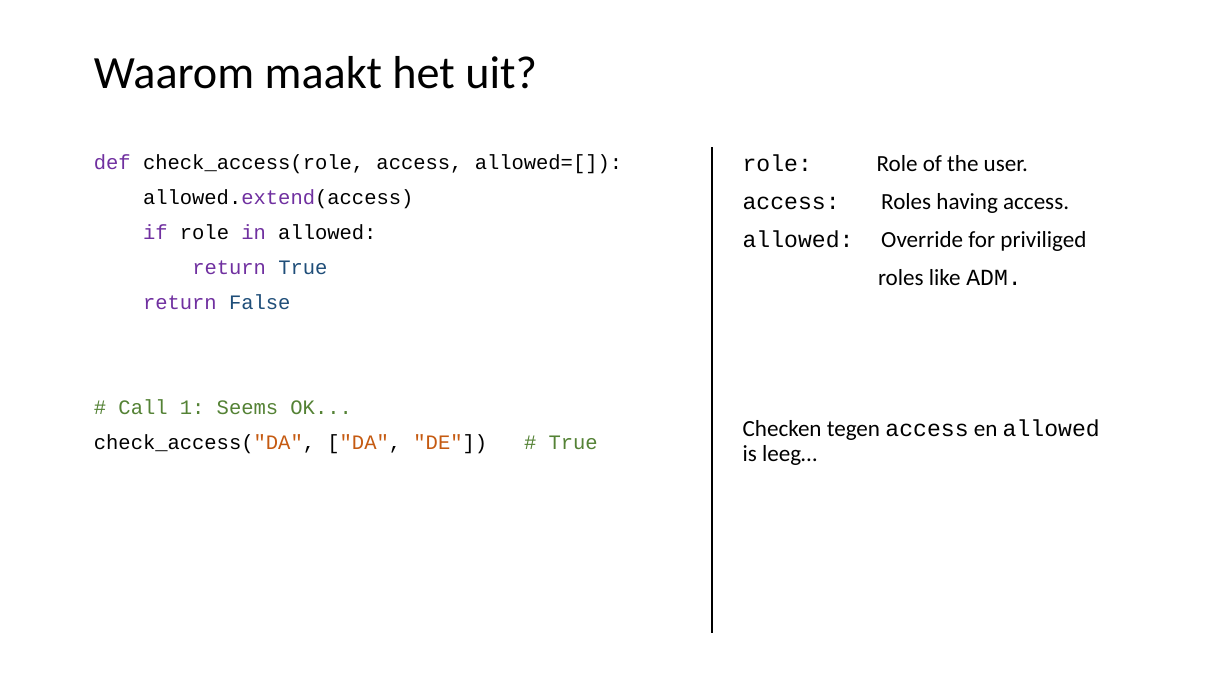
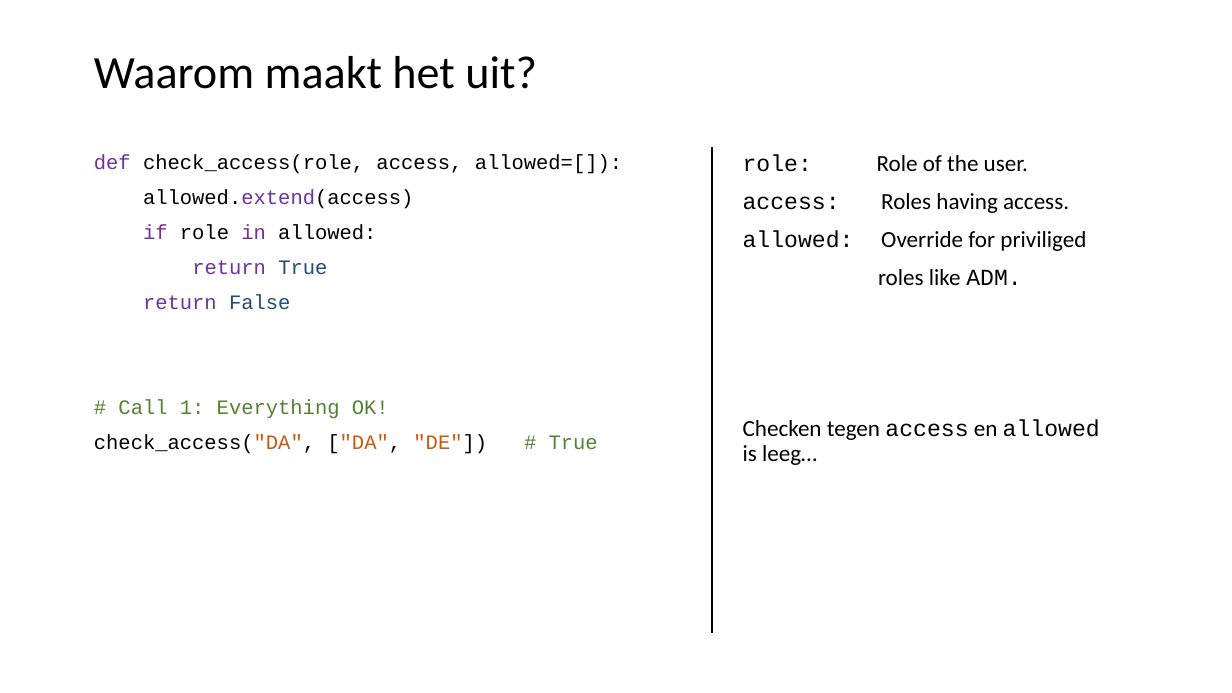
Before and after one commit to LFKoning/knowledge-sharing, a slide deck: slide 35 of python_course_4p/2_syntax_classes/2_syntax_classes.pptx. Drawn at 1232x693 pixels with LibreOffice and Linux fonts; fonts in the diff are those of the drawing. Boxes give left, top, right and bottom in pixels: in the first picture for what was removed or moved away, otherwise in the second. Text is boxed around its words. In the diff, an @@ line names an element or a change of style, - is before the commit and + after.

```diff
--- a/python_course_4p/2_syntax_classes/2_syntax_classes.pptx
+++ b/python_course_4p/2_syntax_classes/2_syntax_classes.pptx
@@ text at (118, 399, 389, 419): text changed @@
-# Call 1: Seems OK...
+# Call 1: Everything OK!
```
Also in this commit, not shown: 9 other slides changed, 8 other files.
